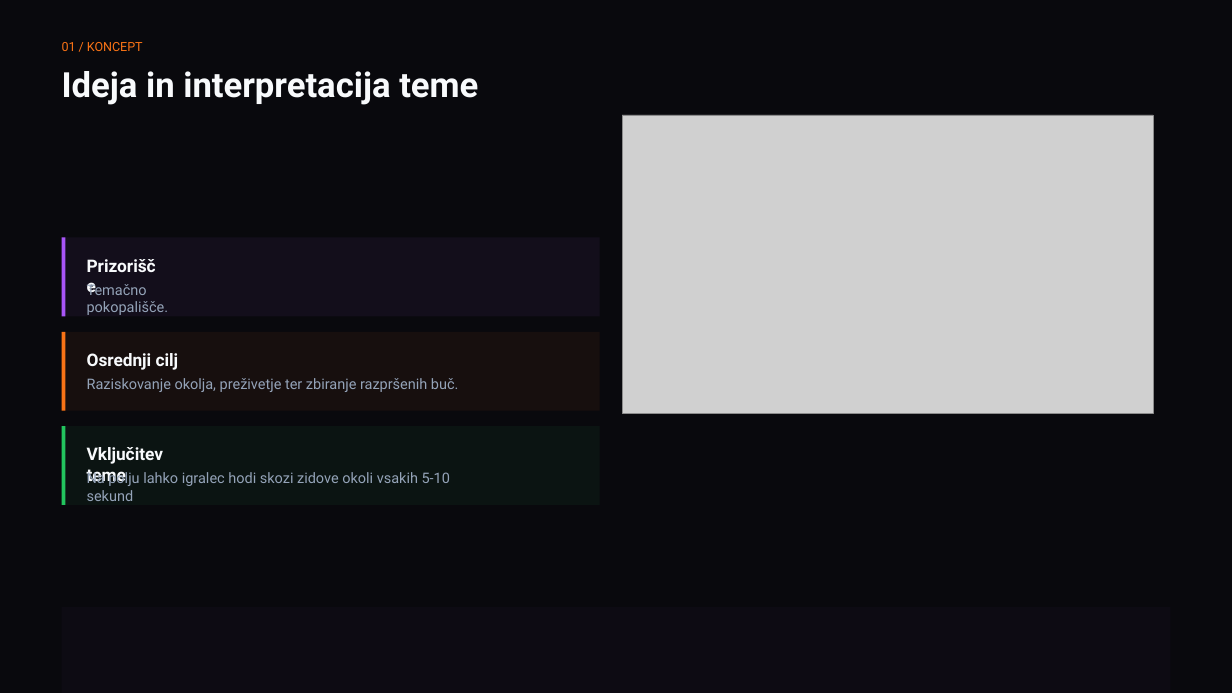
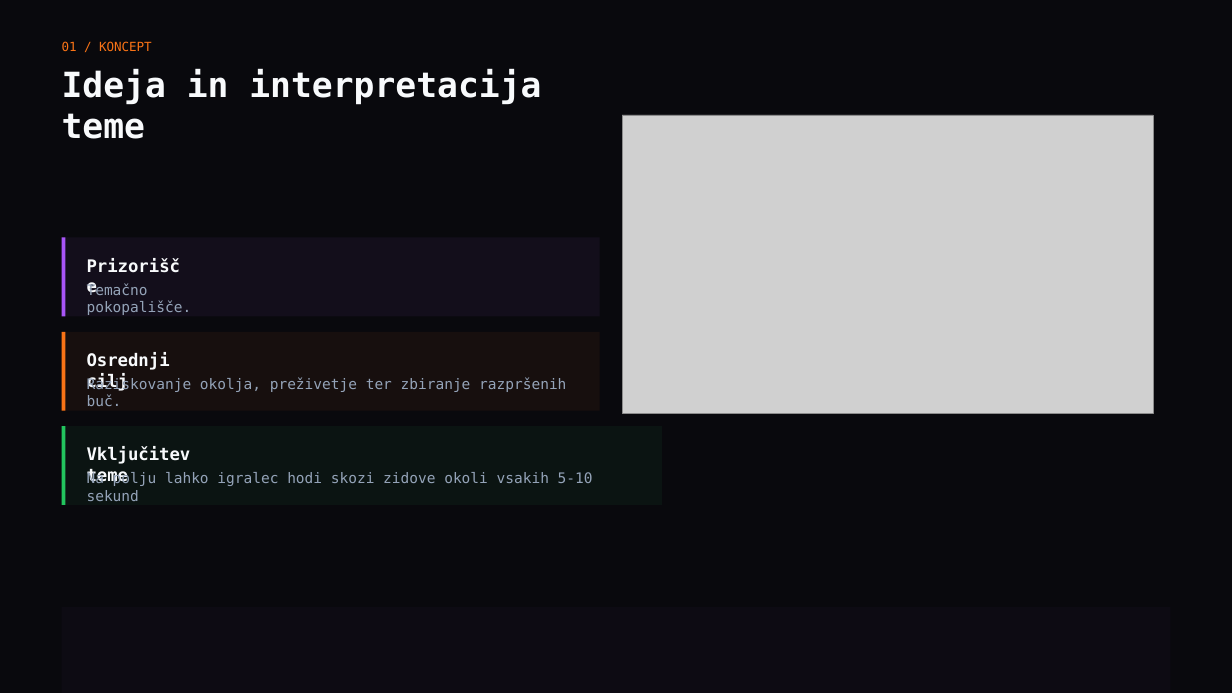
Before and after one commit to ErikOpresnikHercog/Half-Time-Ghost, a slide deck: slide 2 of Erik_HalfTimeGhost_Predstavitev_Video/Erik_HalfTimeGhost_Predstavitev.pptx. Drawn at 1232x693 pixels with LibreOffice and Linux fonts; fonts in the diff are those of the drawing; grey boxes stand for pictures. Boxes give left, top, right and bottom in pixels: in the first picture for what was removed or moved away, otherwise in the second. Text is boxed around its words. In the diff, an @@ line names an element or a change of style, - is before the commit and + after.

```diff
--- a/Erik_HalfTimeGhost_Predstavitev_Video/Erik_HalfTimeGhost_Predstavitev.pptx
+++ b/Erik_HalfTimeGhost_Predstavitev_Video/Erik_HalfTimeGhost_Predstavitev.pptx
@@ font Roboto to DejaVu Sans Mono in 8 elements at [87, 377, 566, 406], [87, 300, 192, 315], [62, 41, 152, 51], [62, 69, 541, 139], [87, 447, 191, 485], [87, 255, 189, 276], [87, 471, 593, 487], [87, 352, 170, 391] @@
@@ rectangle: place and size @@
-rectangle at [62, 426, 600, 505]
+rectangle at [62, 426, 663, 505]
```
Also in this commit, not shown: 7 other slides changed.
